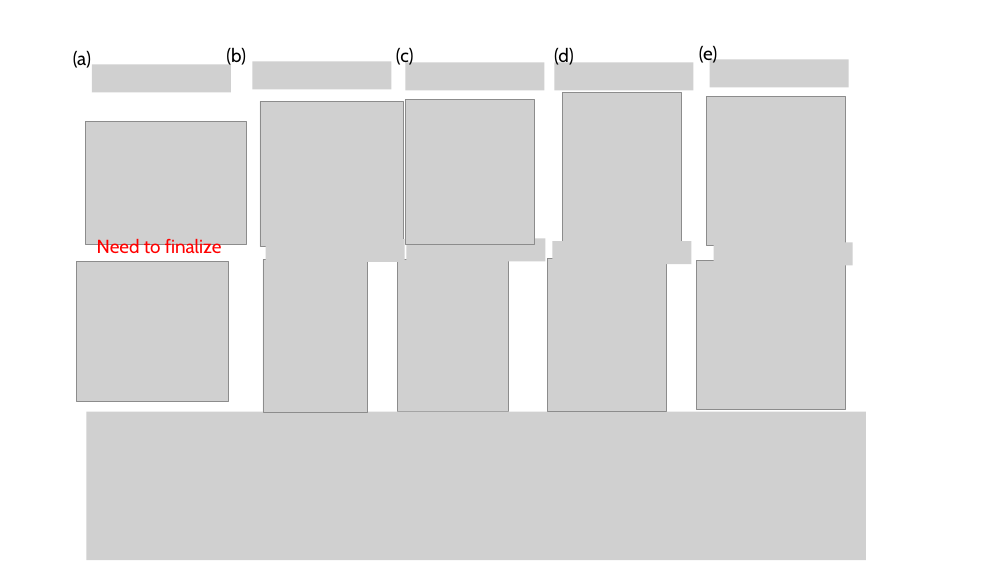
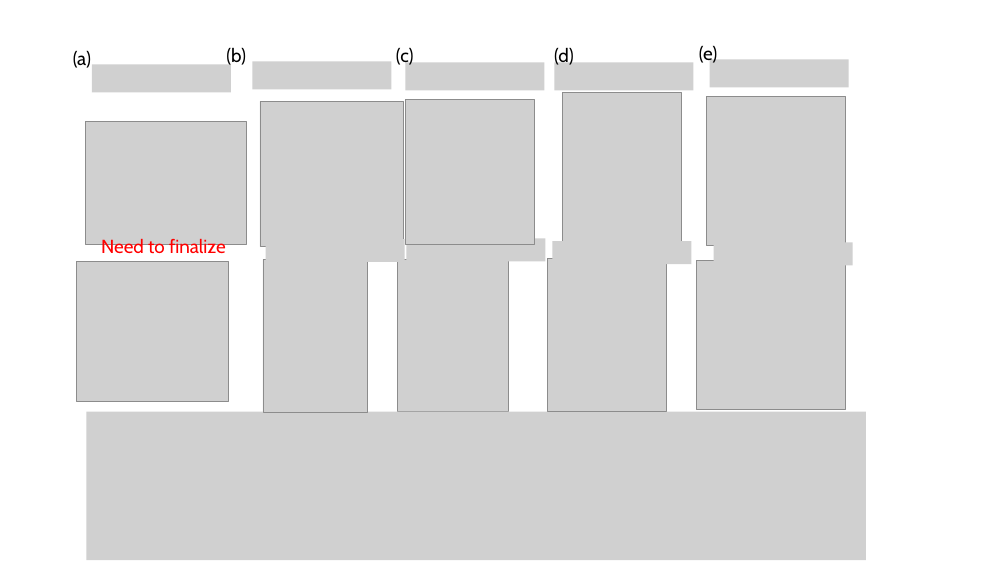
Before and after one commit to tyokokur/presentations, a slide deck: slide 5 of SYSG3_paper.pptx. Drawn at 1008x567 pixels with LibreOffice and Linux fonts; fonts in the diff are those of the drawing; grey boxes stand for pictures. Boxes give left, top, right and bottom in pixels: in the first picture for what was removed or moved away, otherwise in the second. Text is boxed around its words. In the diff, an @@ line names an element or a change of style, - is before the commit and + after.

```diff
--- a/SYSG3_paper.pptx
+++ b/SYSG3_paper.pptx
@@ text "Need to finalize": place and size @@
-text "Need to finalize" at box(97, 237, 222, 258)
+text "Need to finalize" at box(101, 237, 226, 258)
```
Also in this commit, not shown: 2 other slides changed, 2 slides added, 2 slides removed.
